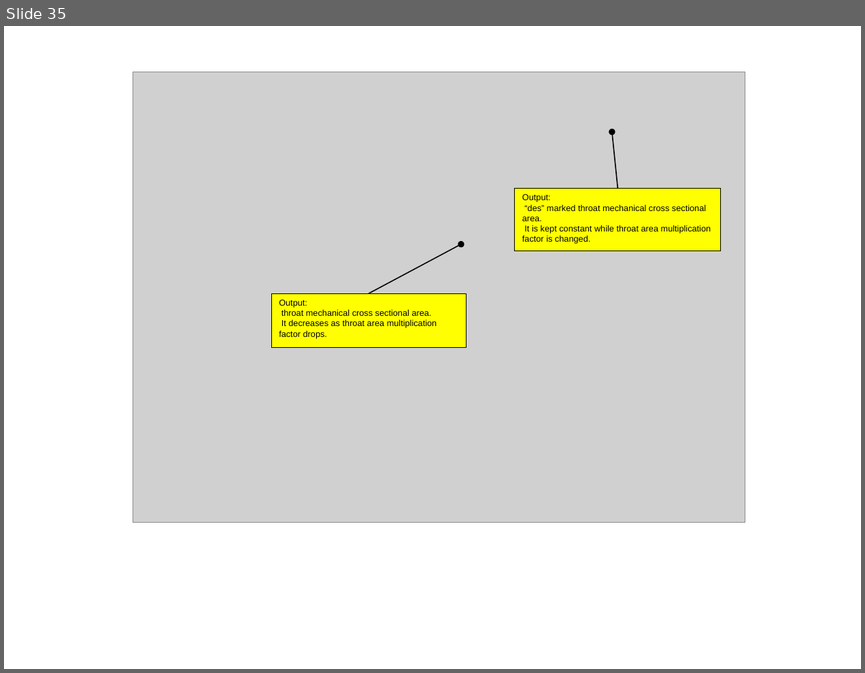
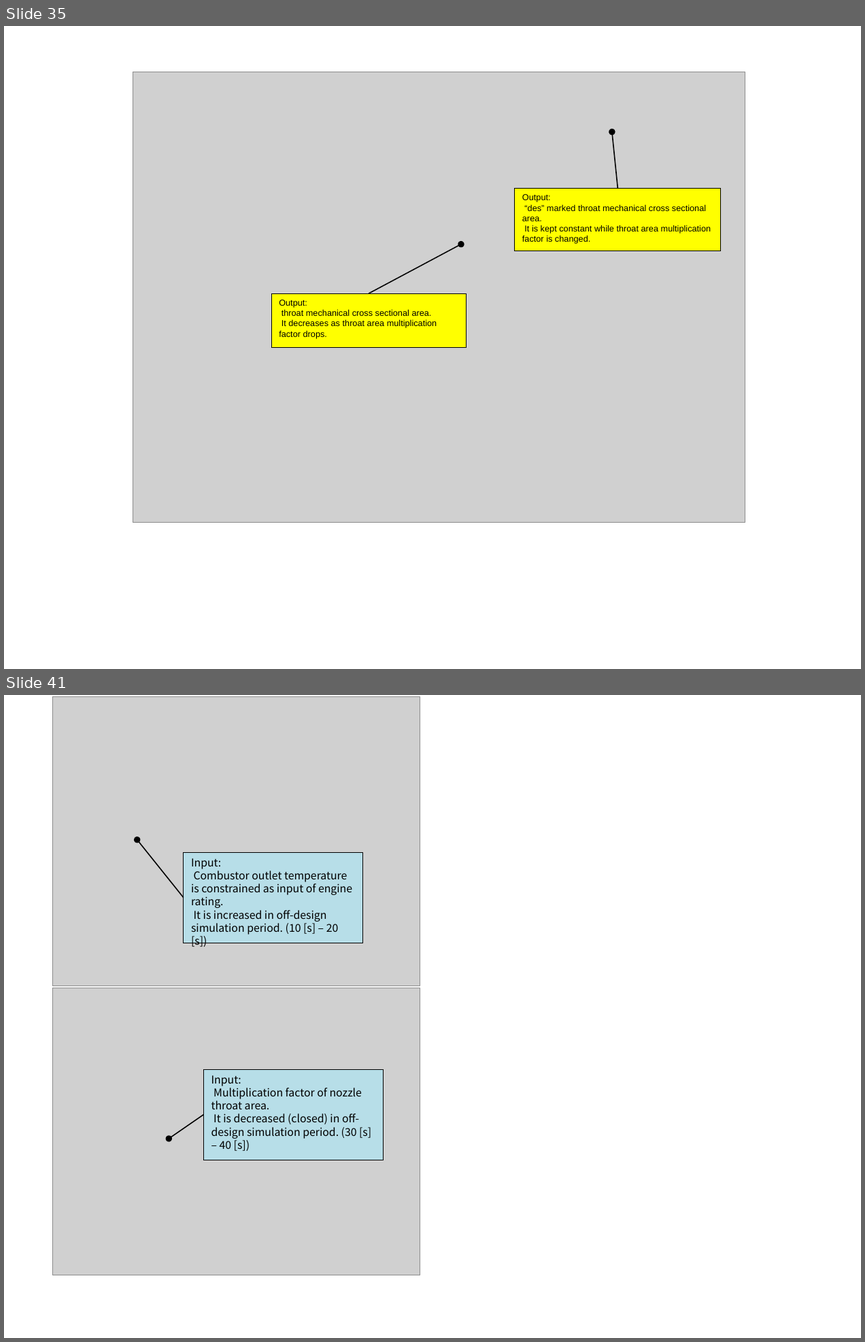
Before and after one commit to zeta-plusplus/PropulsionSystem, a slide deck: figs/makeFig.pptx. Shown one above the other, each under a label of ours: slide 35 before the commit, slides 35 and 41 after it; the slides between them are not shown. The pictures are 865x673 and 865x1342 pixels, drawn with LibreOffice and Linux fonts; fonts in the diff are those of the drawing; grey boxes stand for pictures. Boxes give left, top, right and bottom in pixels: in the first picture for what was removed or moved away, otherwise in the second. Text is boxed around its words. In the diff, an @@ line names an element or a change of style, - is before the commit and + after.

```diff
--- a/figs/makeFig.pptx
+++ b/figs/makeFig.pptx
@@ slide 41 added at <box>4,695,861,1338</box>, background #FFFFFF @@
@@ picture added at <box>53,696,420,986</box> @@
@@ arrow added from (184, 897) to (137, 840), #000000 1 pt @@
@@ rectangle added at <box>184,852,363,943</box>, fill #B7DEE8, outline #000000 0.75 pt, 10 pt, text #000000 @@
+Input:
+Combustor outlet temperature is constrained as input of engine rating.
+It is increased in off-design simulation period. (10 [s] – 20 [s])
@@ picture added at <box>53,988,420,1275</box> @@
@@ rectangle added at <box>204,1069,383,1159</box>, fill #B7DEE8, outline #000000 0.75 pt, 10 pt, text #000000 @@
+Input:
+Multiplication factor of nozzle throat area.
+It is decreased (closed) in off-design simulation period. (30 [s] – 40 [s])
@@ arrow added from (204, 1114) to (169, 1138), #000000 1 pt @@
```
Also in this commit, not shown: 11 other slides added, 4 other files.
